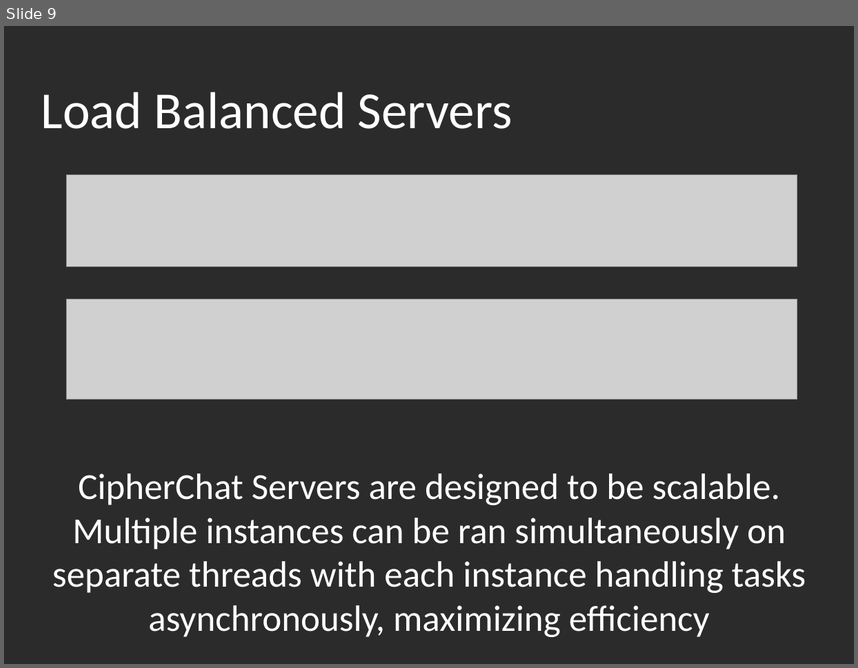
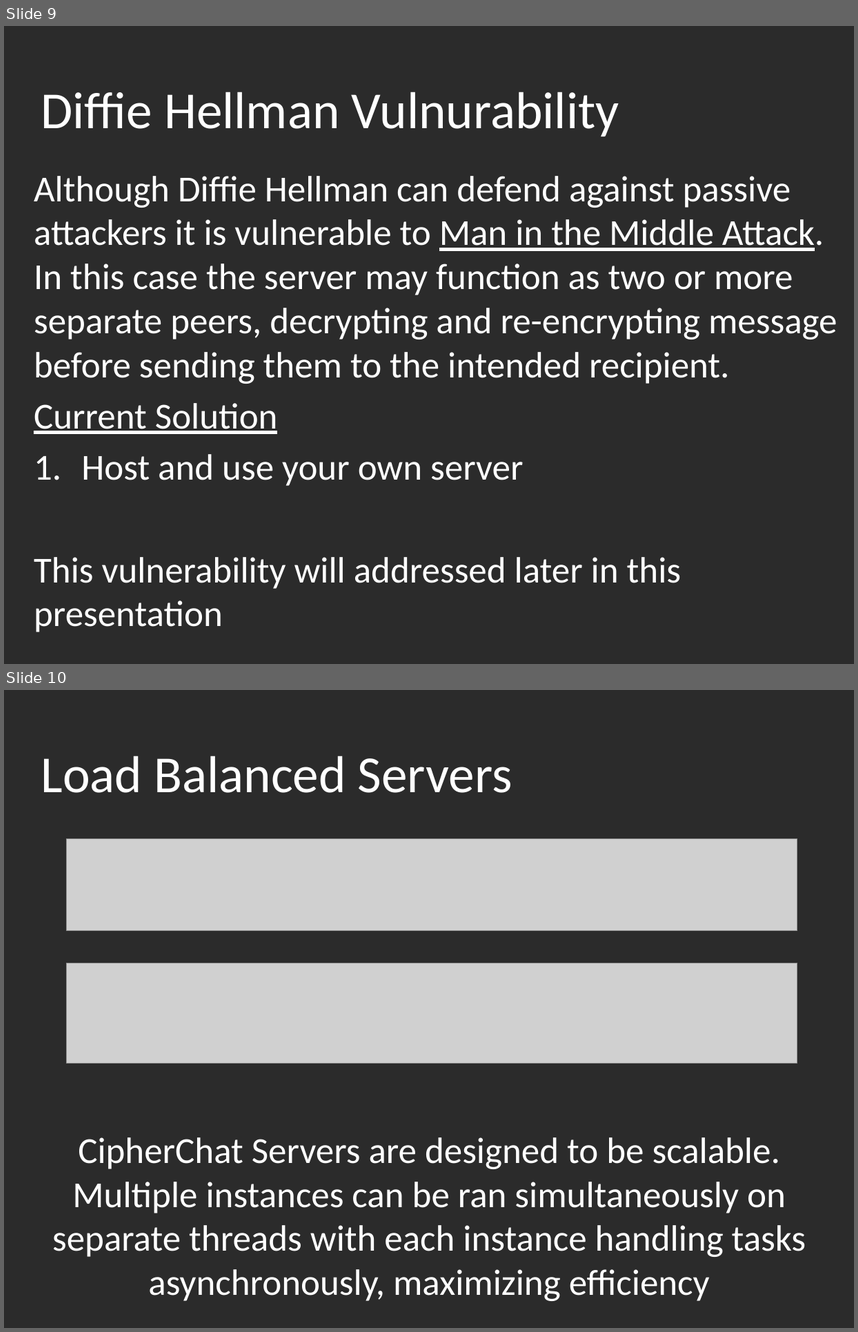
Before and after one commit to otboss/Mobile-Application-Tech-Year-3-Semester-2, a slide deck: SWEN3004/CipherChat Presentation.pptx. Shown one above the other, each under a label of ours: slide 9 before the commit, slides 9 and 10 after it. The pictures are 858x668 and 858x1332 pixels, drawn with LibreOffice and Linux fonts; fonts in the diff are those of the drawing; grey boxes stand for pictures; background and template pictures are left out; a plain dark background stands for a picture behind light text. Boxes give left, top, right and bottom in pixels: in the first picture for what was removed or moved away, otherwise in the second. Text is boxed around its words. In the diff, an @@ line names an element or a change of style, - is before the commit and + after.

```diff
--- a/SWEN3004/CipherChat Presentation.pptx
+++ b/SWEN3004/CipherChat Presentation.pptx
@@ slide 9 added at (4,26,854,664), background picture (left out) @@
@@ title added at (41,92,619,136), 44 pt, text #FFFFFF @@
+Diffie Hellman Vulnurability
@@ subtitle added at (34,176,837,632), 31 pt, text #FFFFFF @@
+Although Diffie Hellman can defend against passive attackers it is vulnerable to Man in the Middle Attack. In this case the server may function as two or more separate peers, decrypting and re-encrypting message before sending them to the intended recipient.
+Current Solution
+1. Host and use your own server
+This vulnerability will addressed later in this presentation
@@ what was slide 9 is now slide 10 @@
```
Also in this commit, not shown: 2 slides changed, 11 other files.
